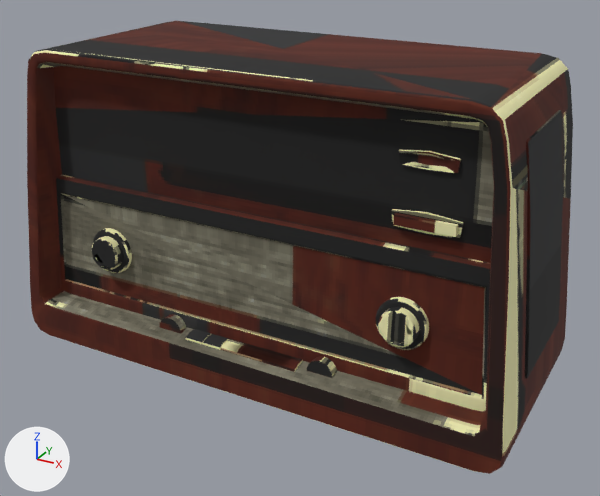
An edit to the glTF model public/models/lowpix/world/radio_old.glb, drawn before and after from the same camera.
Both versions are drawn from a camera (50 mm lens) standing at (0.247, -0.434, 0.292) and looking at (0.011, -0.005, 0.078). Lighting does not change. The marker at lower left points along +X, +Y and +Z. The older version comes first. Where no turn or scale is listed for an object, it has been applied to the vertices. Vertices at exactly the same position are counted once.
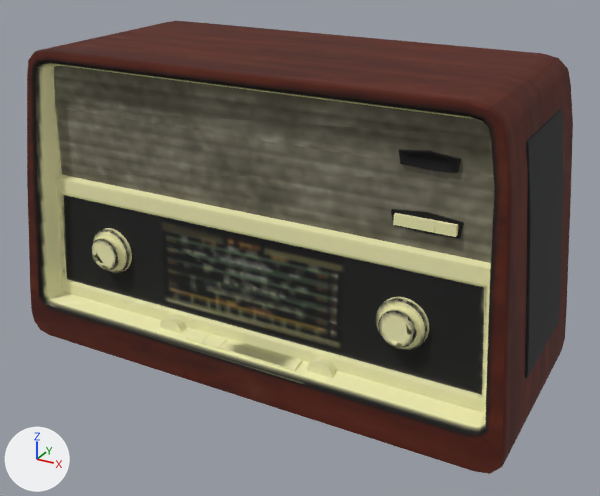
Edits to the bpy script that builds the scene:
```text
Change me_mesh:
    where me_mesh.from_pydata(...)  # 1084 vertices, 1996 faces; spans x -0.169..0.169, y -0.07..0.07, z -0.1..0.1
    used by ob_mesh; location = (0.0, 0.0, 0.1)
    me_mesh part 1: 1949 kept faces spanning x -0.169..0.169, y -0.07..0.07, z -0.1..0.1 get new texture (UV) coordinates
```

Changed parts and their boxes [x1, y1, x2, y2] in the pictures (600 x 496 px):
part 1 of me_mesh, surface changed
    both: [28, 21, 573, 462]
